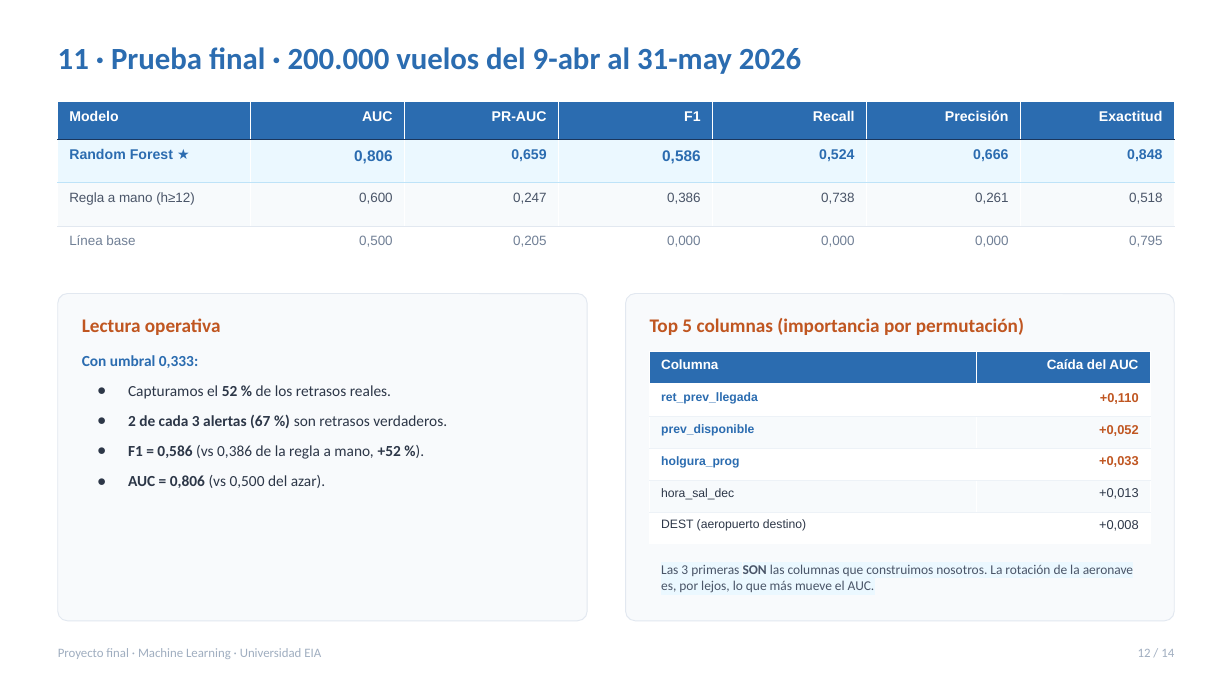
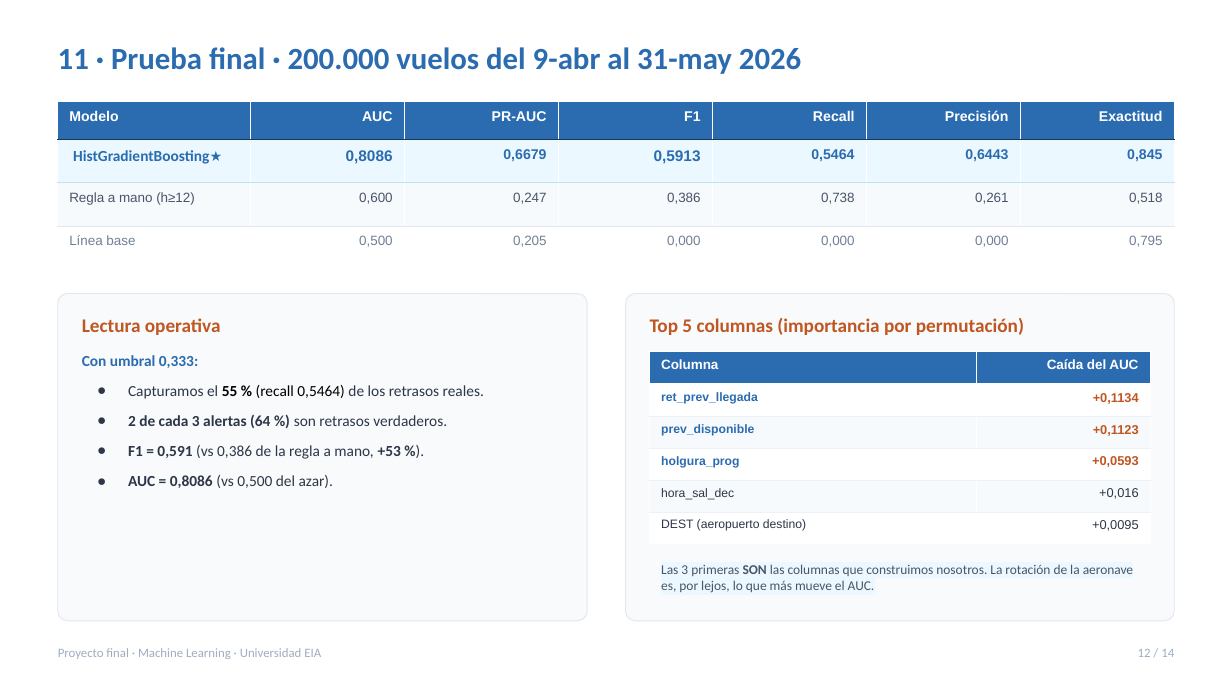
Before and after one commit to sebastia-olaya/Proyecto-final-Machine-Learning, a slide deck: slide 12 of Prediccion_retrasos_vuelos_EIA.pptx. Drawn at 1232x693 pixels with LibreOffice and Linux fonts; fonts in the diff are those of the drawing. Boxes give left, top, right and bottom in pixels: in the first picture for what was removed or moved away, otherwise in the second. Text is boxed around its words. In the diff, an @@ line names an element or a change of style, - is before the commit and + after.

```diff
--- a/Prediccion_retrasos_vuelos_EIA.pptx
+++ b/Prediccion_retrasos_vuelos_EIA.pptx
@@ table at (57,101,1176,269) @@
-row 2: Random Forest ★ | 0,806 | 0,659 | 0,586 | 0,524 | 0,666 | 0,848
+row 2: HistGradientBoosting★ | 0,8086 | 0,6679 | 0,5913 | 0,5464 | 0,6443 | 0,845
@@ table at (650,351,1151,543) @@
-row 2, column 2: +0,110
+row 2, column 2: +0,1134
-row 3, column 2: +0,052
+row 3, column 2: +0,1123
-row 4, column 2: +0,033
+row 4, column 2: +0,0593
-row 5, column 2: +0,013
+row 5, column 2: +0,016
-row 6, column 2: +0,008
+row 6, column 2: +0,0095
@@ text at (128,385,484,488): text changed @@
-● Capturamos el 52 % de los retrasos reales.
-● 2 de cada 3 alertas (67 %) son retrasos verdaderos.
-● F1 = 0,586 (vs 0,386 de la regla a mano, +52 %).
-● AUC = 0,806 (vs 0,500 del azar).
+● Capturamos el 55 % (recall 0,5464) de los retrasos reales.
+● 2 de cada 3 alertas (64 %) son retrasos verdaderos.
+● F1 = 0,591 (vs 0,386 de la regla a mano, +53 %).
+● AUC = 0,8086 (vs 0,500 del azar).
```
Also in this commit, not shown: 1 other slide changed, 1 slide added, 1 slide removed, 9 other files.
